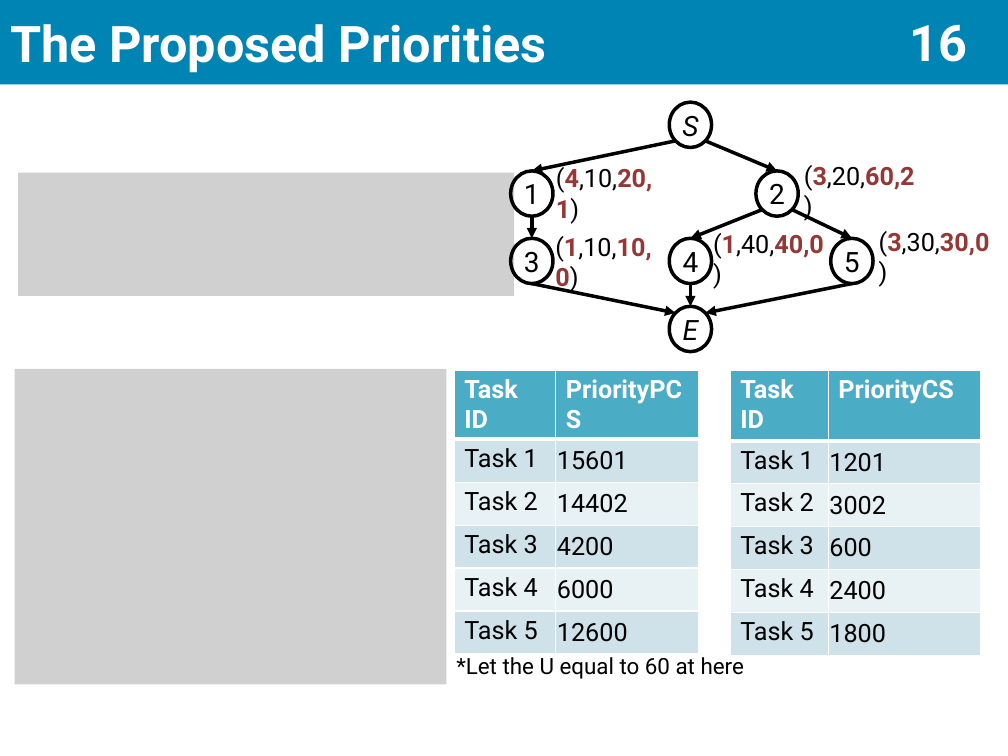
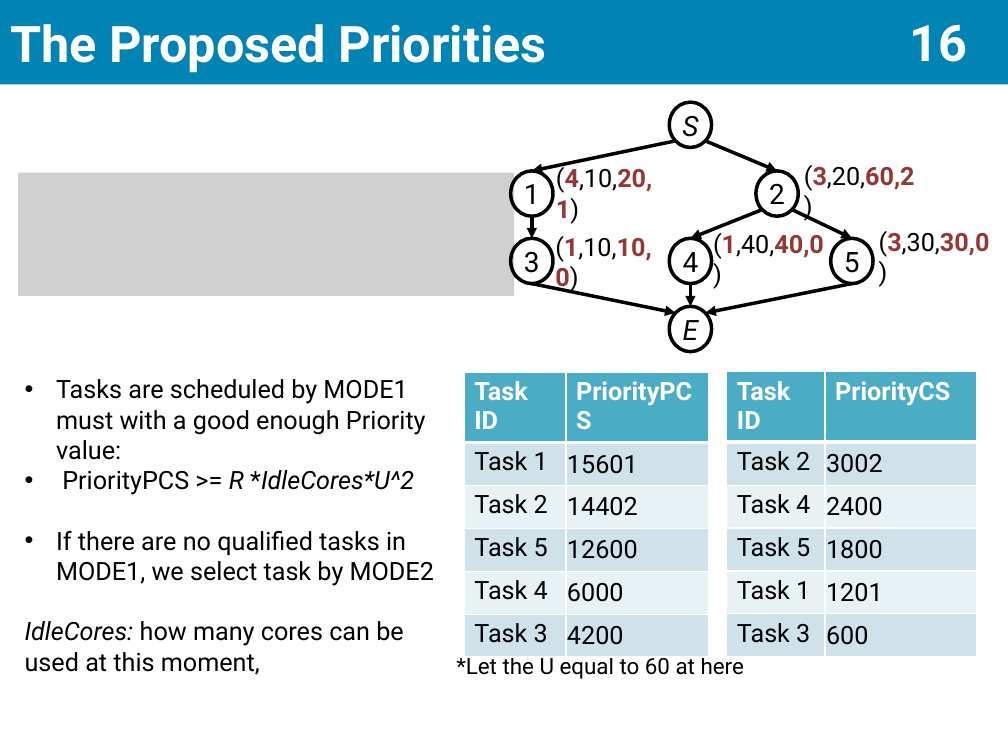
Before and after one commit to scomup/Genetic_Scheduler, a slide deck: slide 17 of PPT.pptx. Drawn at 1008x756 pixels with LibreOffice and Linux fonts; fonts in the diff are those of the drawing; grey boxes stand for pictures. Boxes give left, top, right and bottom in pixels: in the first picture for what was removed or moved away, otherwise in the second. Text is boxed around its words. In the diff, an @@ line names an element or a change of style, - is before the commit and + after.

```diff
--- a/PPT.pptx
+++ b/PPT.pptx
@@ picture removed at [15,369,447,684] @@
@@ text added at [25,379,434,675], 18 pt, text #000000 @@
+• Tasks are scheduled by MODE1 must with a good enough Priority value:
+• PriorityPCS >= R *IdleCores*U^2
+• If there are no qualified tasks in MODE1, we select task by MODE2
+IdleCores: how many cores can be used at this moment,
@@ table at [465,372,710,649] @@
+row 4: Task 5 | 12600
+row 5: Task 4 | 6000
-row 5: Task 4 | 6000
-row 6: Task 5 | 12600
@@ table: place and size @@
-table at [455,370,700,646]
+table at [465,372,710,649]
@@ table at [727,372,977,649] @@
-row 2: Task 1 | 1201
-row 4: Task 3 | 600
+row 5: Task 1 | 1201
+row 6: Task 3 | 600
```
Also in this commit, not shown: 7 other slides changed.
